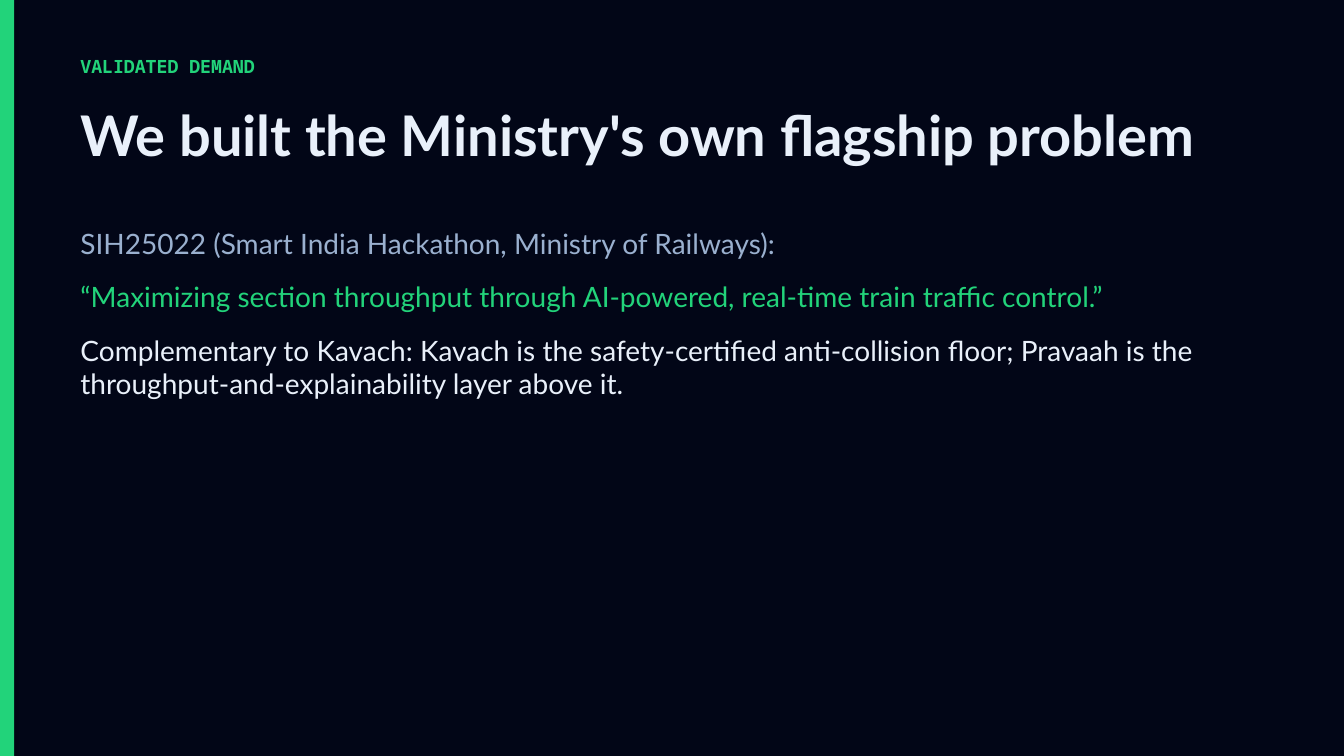
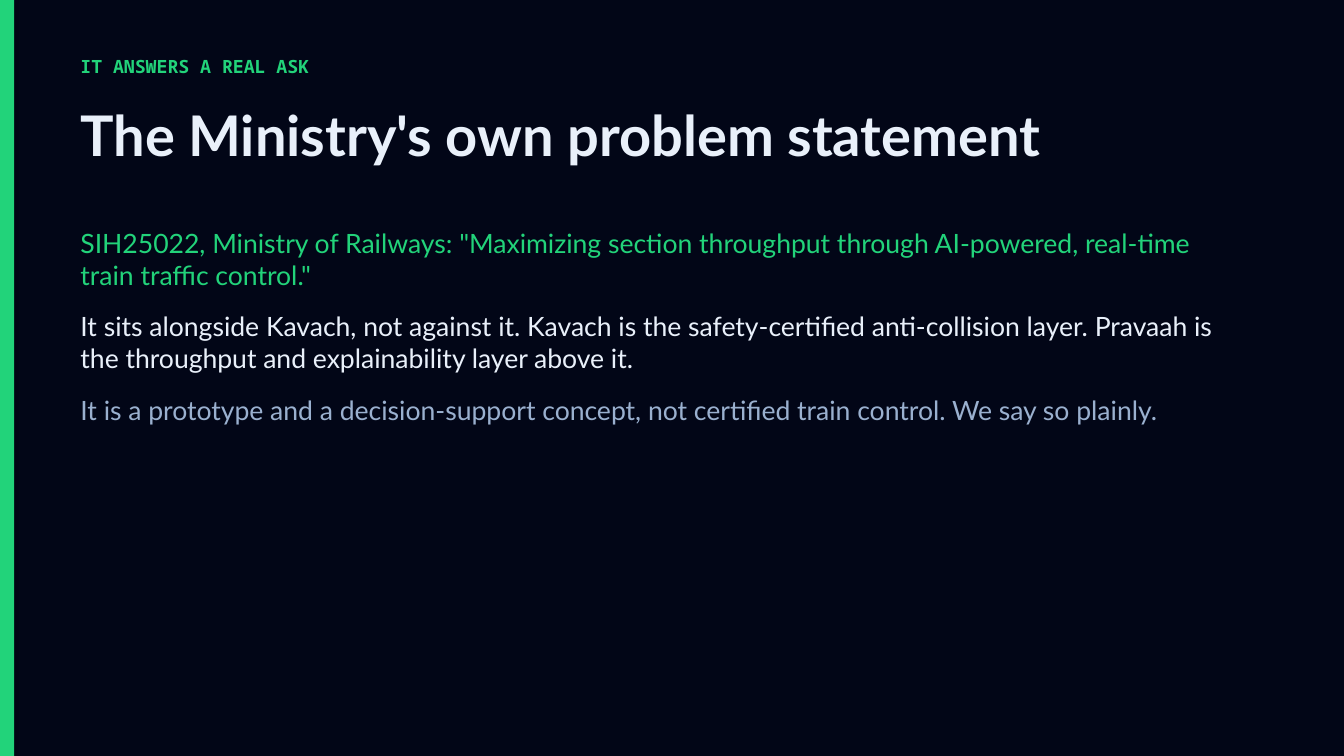
Before and after one commit to garvitsurana271/pravaah, a slide deck: slide 12 of Pravaah-Deck.pptx (slide 11 before the commit). Drawn at 1344x756 pixels with LibreOffice and Linux fonts; fonts in the diff are those of the drawing. Boxes give left, top, right and bottom in pixels: in the first picture for what was removed or moved away, otherwise in the second. Text is boxed around its words. In the diff, an @@ line names an element or a change of style, - is before the commit and + after.

Commit message:
Real timetable + national rail-network map (8,697 stations); plain-spoken copy; pitch/Q&A prep

```diff
--- a/Pravaah-Deck.pptx
+++ b/Pravaah-Deck.pptx
@@ text at (80, 60, 309, 73): text changed @@
-VALIDATED DEMAND
+IT ANSWERS A REAL ASK
@@ text at (80, 114, 1041, 166): text changed @@
-We built the Ministry's own flagship problem
+The Ministry's own problem statement
@@ text at (80, 233, 1212, 425): text changed; size 20 to 19 pt @@
-SIH25022 (Smart India Hackathon, Ministry of Railways):
-“Maximizing section throughput through AI-powered, real-time train traffic control.”
-Complementary to Kavach: Kavach is the safety-certified anti-collision floor; Pravaah is the throughput-and-explainability layer above it.
+SIH25022, Ministry of Railways: "Maximizing section throughput through AI-powered, real-time train traffic control."
+It sits alongside Kavach, not against it. Kavach is the safety-certified anti-collision layer. Pravaah is the throughput and explainability layer above it.
+It is a prototype and a decision-support concept, not certified train control. We say so plainly.
```
Also in this commit, not shown: 11 other slides changed, 1 slide added, 1 slide removed, 18 other files.
